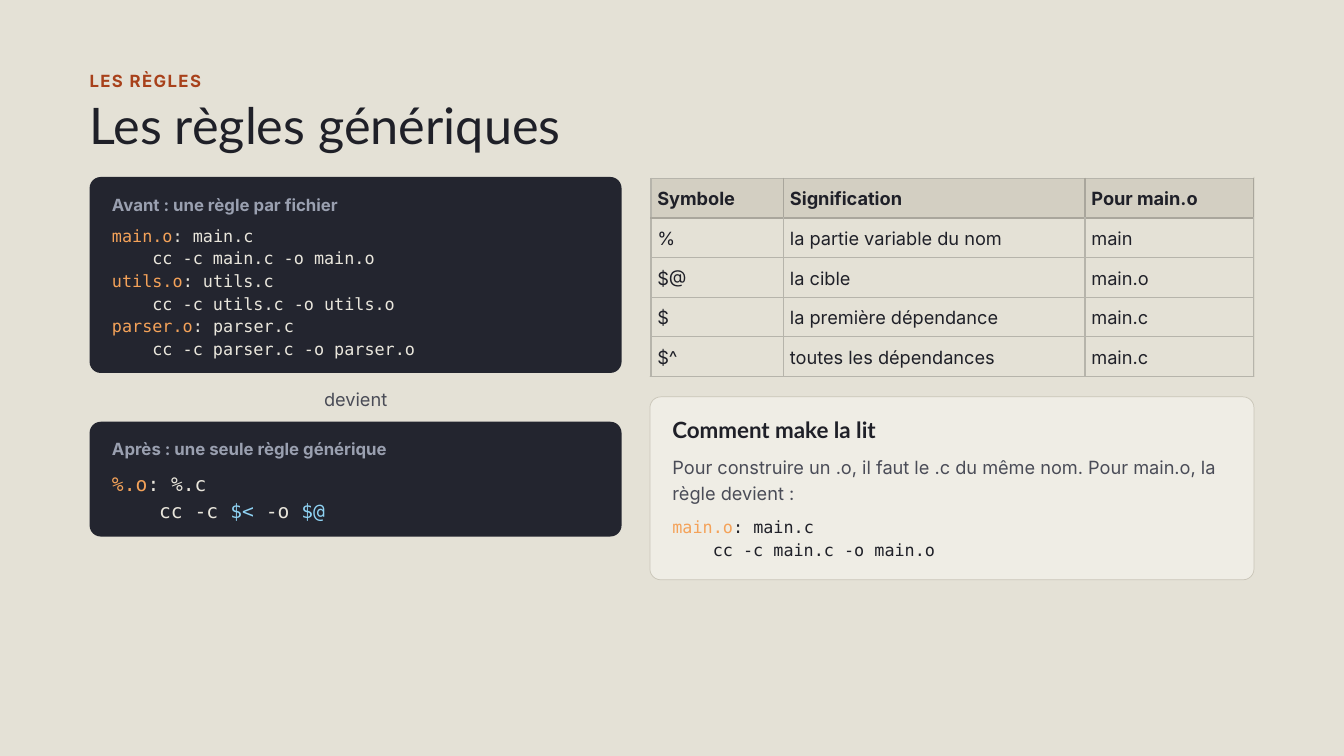
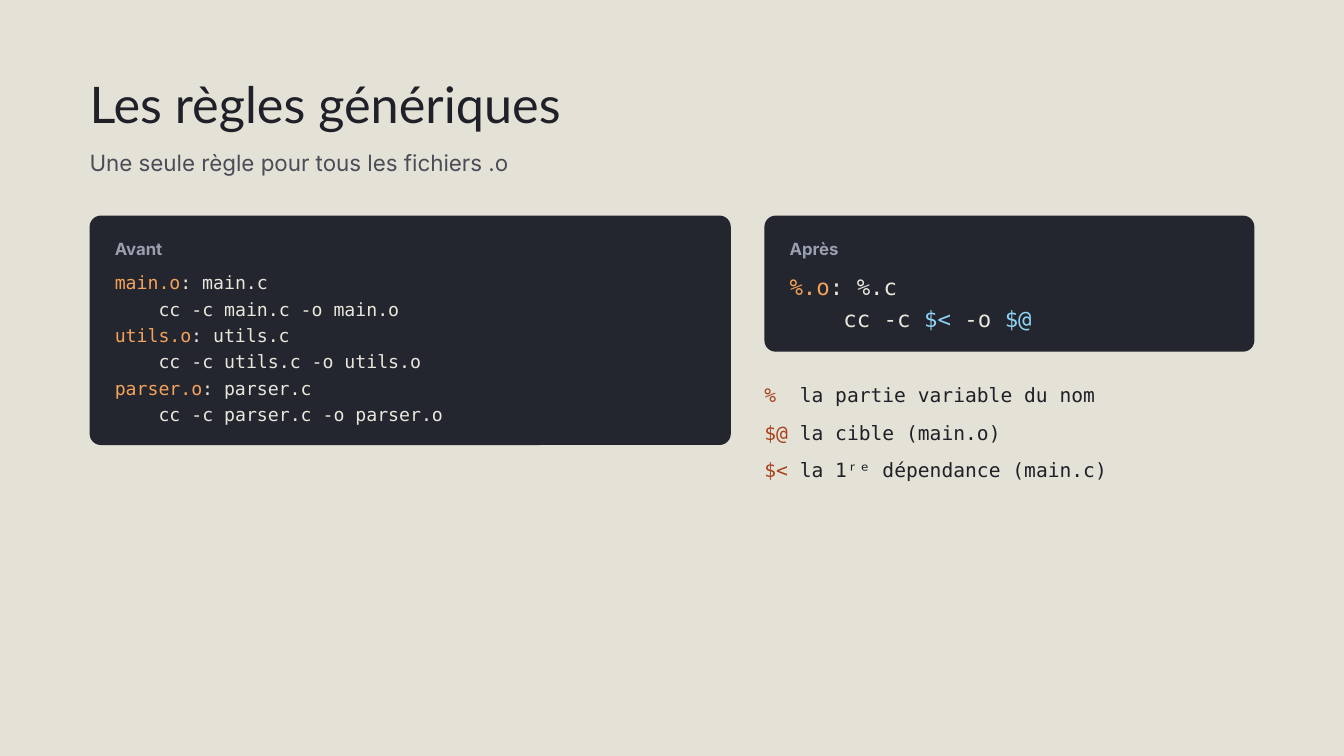
Before and after one commit to Blaeste/42-know, a slide deck: slide 6 of Makefile.pptx. Drawn at 1344x756 pixels with LibreOffice and Linux fonts; fonts in the diff are those of the drawing. Boxes give left, top, right and bottom in pixels: in the first picture for what was removed or moved away, otherwise in the second. Text is boxed around its words. In the diff, an @@ line names an element or a change of style, - is before the commit and + after.

```diff
--- a/Makefile.pptx
+++ b/Makefile.pptx
@@ title at [90,86,560,132]: text changed; size 12 to 36 pt; font Inter to Lato; text colour #A8411B to #1F2028; bold off @@
-LES RÈGLES
+Les règles génériques
@@ text at [90,154,508,176]: text changed; size 36 to 16 pt; font Lato to Inter; text colour #1F2028 to #4A4C57 @@
-Les règles génériques
+Une seule règle pour tous les fichiers .o
@@ table removed at [651,178,1254,377], 5 rows, 3 columns @@
-Symbole | Signification | Pour main.o
-% | la partie variable du nom | main
-$@ | la cible | main.o
-$ | la première dépendance | main.c
-$^ | toutes les dépendances | main.c
@@ line removed from (1254, 177) to (1254, 377) @@
@@ rounded rectangle: place and size @@
-rounded rectangle at [90,177,622,373]
+rounded rectangle at [90,216,731,446]
@@ rounded rectangle at [90,216,731,446]: proportions changed @@
@@ rounded rectangle at [764,216,1254,352]: proportions changed @@
@@ rounded rectangle: place and size @@
-rounded rectangle at [90,421,622,536]
+rounded rectangle at [764,216,1254,352]
@@ text "main.o: main.c": place and size @@
-text "main.o: main.c" at [112,229,415,359]
+text "main.o: main.c" at [115,275,443,425]
@@ text "main.o: main.c" at [115,275,443,425]: size 12 to 13 pt; line spacing 16.2pt to 18.9pt @@
@@ text at [115,243,163,255]: text changed @@
-Avant : une règle par fichier
+Avant
@@ text "%.o: %.c": place and size @@
-text "%.o: %.c" at [112,477,290,519]
+text "%.o: %.c" at [790,279,991,328]
@@ text "%.o: %.c" at [790,279,991,328]: size 14 to 16 pt; line spacing 19.6pt to 23.2pt @@
@@ text added at [790,242,839,259], 12 pt, text #9AA0B0, bold @@
+Après
@@ line removed from (649, 377) to (1254, 377) @@
@@ text added at [800,387,1095,406], 14 pt, text #1F2028 @@
+% la partie variable du nom
@@ text removed at [324,392,387,406] @@
-devient
@@ rounded rectangle removed at [650,397,1254,580] @@
@@ text removed at [112,442,386,459] @@
-Après : une seule règle générique
@@ text removed at [672,421,876,438] @@
-Comment make la lit
@@ text added at [800,425,1000,443], 14 pt, text #1F2028 @@
+$@ la cible (main.o)
@@ text removed at [672,460,1216,504] @@
-Pour construire un .o, il faut le .c du même nom. Pour main.o, la règle devient :
@@ text added at [800,462,1106,481], 14 pt, text #1F2028 @@
+$< la 1ʳᵉ dépendance (main.c)
@@ text removed at [672,520,935,557] @@
-main.o: main.c
-cc -c main.c -o main.o
```
Also in this commit, not shown: 10 other slides changed, 10 slides added, 12 slides removed, 3 other files.
